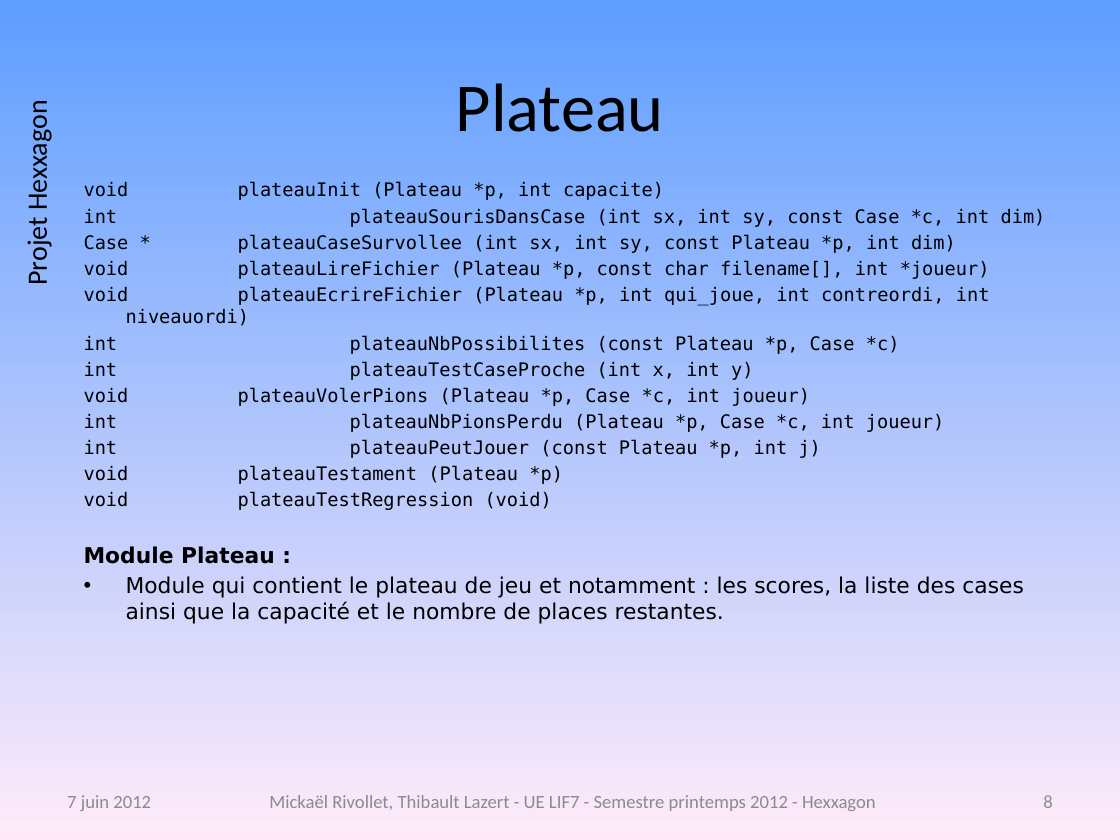
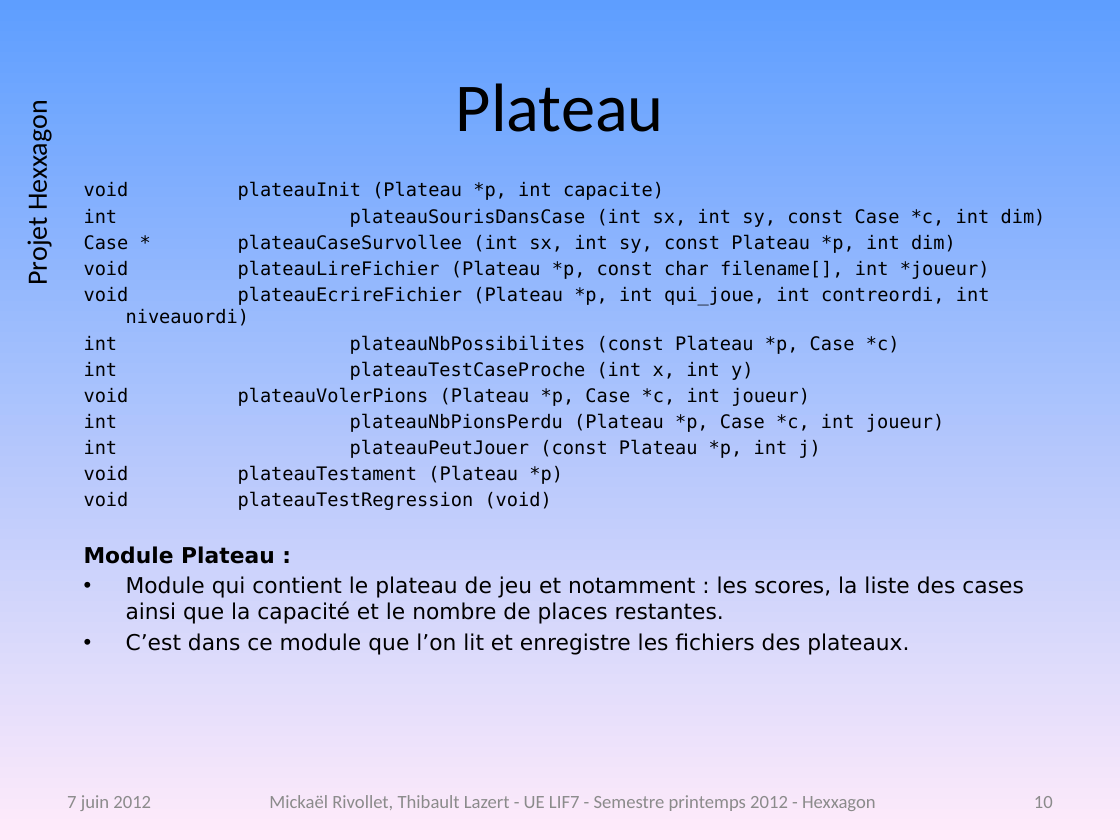
Before and after one commit to freeman1987/lazert-rivollet-lif7, a slide deck: slide 10 of projet/doc/presentation-projet.pptx (slide 8 before the commit). Drawn at 1120x840 pixels with LibreOffice and Linux fonts; fonts in the diff are those of the drawing; background and template pictures are left out. Boxes give left, top, right and bottom in pixels: in the first picture for what was removed or moved away, otherwise in the second. Text is boxed around its words. In the diff, an @@ line names an element or a change of style, - is before the commit and + after.

```diff
--- a/projet/doc/presentation-projet.pptx
+++ b/projet/doc/presentation-projet.pptx
@@ text at [126, 633, 909, 655]: paragraph added @@
+• C’est dans ce module que l’on lit et enregistre les fichiers des plateaux.
@@ page number at [1034, 796, 1053, 808]: text changed @@
-8
+10
```
Also in this commit, not shown: 6 other slides changed, 3 slides removed, 1 other file.
